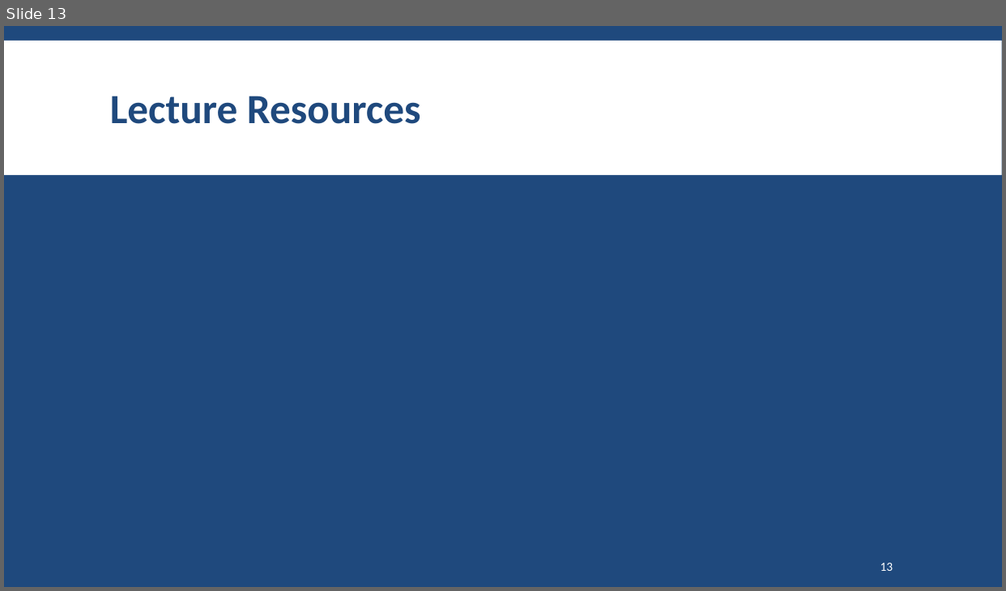
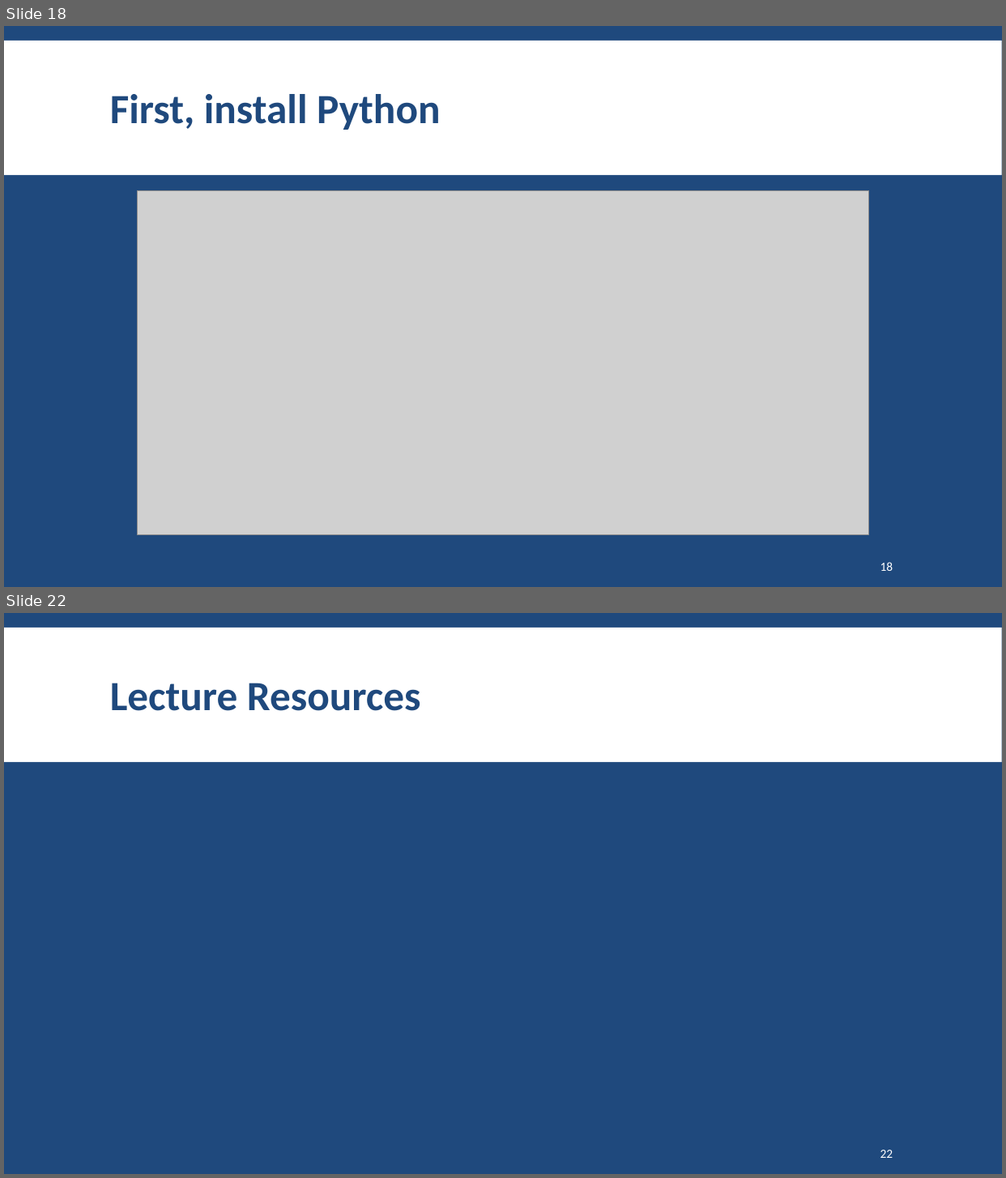
Before and after one commit to SharifPythonSpace/Course1401, a slide deck: Slide/00-Introduction to Programming Applications with Python.pptx. Shown one above the other, each under a label of ours: slide 13 before the commit, slides 18 and 22 after it; the slides between them are not shown. The pictures are 1006x591 and 1006x1178 pixels, drawn with LibreOffice and Linux fonts; fonts in the diff are those of the drawing; grey boxes stand for pictures; background and template pictures are left out. Boxes give left, top, right and bottom in pixels: in the first picture for what was removed or moved away, otherwise in the second. Text is boxed around its words. In the diff, an @@ line names an element or a change of style, - is before the commit and + after.

```diff
--- a/Slide/00-Introduction to Programming Applications with Python.pptx
+++ b/Slide/00-Introduction to Programming Applications with Python.pptx
@@ slide 18 added at (x1=4, y1=26, x2=1002, y2=587), background #1F497D; not listed: 1 template element that a slide beside it also shows @@
@@ title added at (x1=110, y1=94, x2=440, y2=130), 40 pt, text #1F497D, bold @@
+First, install Python
@@ picture added at (x1=138, y1=190, x2=869, y2=535) @@
@@ page number added at (x1=880, y1=562, x2=893, y2=571), 12 pt, text #FFFFFF @@
+18
@@ what was slide 13 is now slide 22 @@
@@ page number at (x1=880, y1=1150, x2=893, y2=1158): text changed @@
-13
+22
```
Also in this commit, not shown: 5 slides changed, 8 other slides added.
